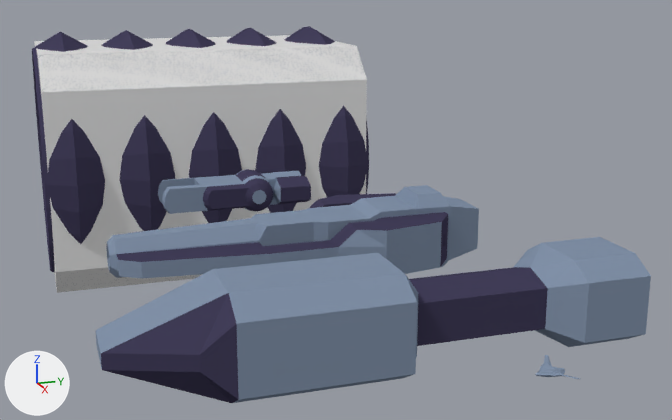
One commit to the Blender file Blender files/units.blend: the scene before it, then after it.
The view is the same before and after, from a 50 mm lens placed at (18.3, -5.2, 5.9), pointed at (-3.6, 2.1, -0.1). Arrows for +X, +Y and +Z are at lower left; the lights stay in place.

In view in the first picture: 'Carrier', 'Corvette', 'Destroyer', 'ShipyardConvex', 'ShipyardSkeleton', 'ShipyardTorus', 'ShipyardTorus2', 'ShipyardTorus3', 'ShipyardTorus4', 'ShipyardTorus5'.
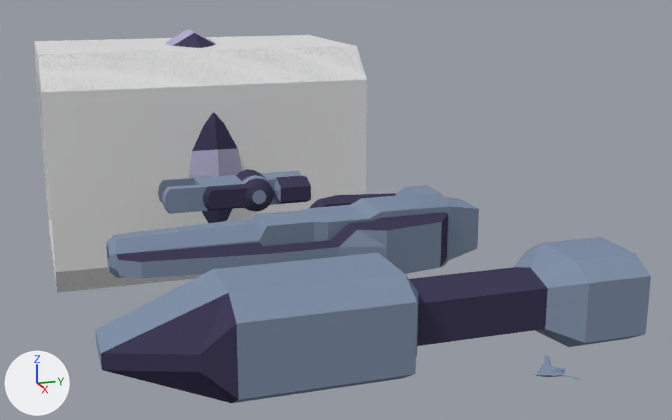
Commit message: Shipyard fixed.

Where the newer file only moved an object's origin or applied its transform, the numbers keep the older frame.

Edits to the bpy script that builds the scene:
```text
Add mat_lightmetal:
    mat_lightmetal = diffuse_material('LightMetal')
    mat_lightmetal.base_color = (0.43, 0.421, 0.604)  # light grey #afaecc
Change me_torus:
    where me_torus.from_pydata(...)  # 96 vertices, 96 faces; spans x -4.0..4.0, y -0.87..0.87, z -4.0..4.0
    used by ob_shipyardtorus; location = (-12.0, 0.0, 0.0)
    me_torus part 1: all 6 faces centred in x -0.37..0.37, y -0.43..0.43, z 3.47..3.71 switch from mat_darkmetal (dark blue #433f5a) to mat_lightmetal (light grey #afaecc)
    me_torus part 2: all 6 faces centred in x 3.47..3.71, y -0.43..0.43, z -0.37..0.37 switch from mat_darkmetal (dark blue #433f5a) to mat_lightmetal (light grey #afaecc)
Remove ob_shipyardtorus5:
    ob_shipyardtorus5 = bpy.data.objects.new('ShipyardTorus5', me_torus_004)
    ob_shipyardtorus5.location = (-12.0, -4.0, 0.0)
Remove ob_shipyardtorus4:
    ob_shipyardtorus4 = bpy.data.objects.new('ShipyardTorus4', me_torus_003)
    ob_shipyardtorus4.location = (-12.0, -2.0, 0.0)
Remove ob_shipyardtorus3:
    ob_shipyardtorus3 = bpy.data.objects.new('ShipyardTorus3', me_torus_002)
    ob_shipyardtorus3.location = (-12.0, 4.0, 0.0)
Remove ob_shipyardtorus2:
    ob_shipyardtorus2 = bpy.data.objects.new('ShipyardTorus2', me_torus_001)
    ob_shipyardtorus2.location = (-12.0, 2.0, 0.0)
```

Location of each change, [x1, y1, x2, y2] in pixels of the pictures (672 x 420 px):
'ShipyardTorus5', deleted (blue)
    before: [32, 32, 105, 273]
'ShipyardTorus4', deleted (blue)
    before: [101, 30, 175, 231]
'ShipyardTorus3', deleted (blue)
    before: [284, 26, 369, 197]
'ShipyardTorus2', deleted (blue)
    before: [226, 28, 306, 213]
part 1 of me_torus, recoloured (blue to grey)
    both: [166, 29, 215, 46]
part 2 of me_torus, recoloured (blue to grey)
    both: [189, 148, 242, 178]
